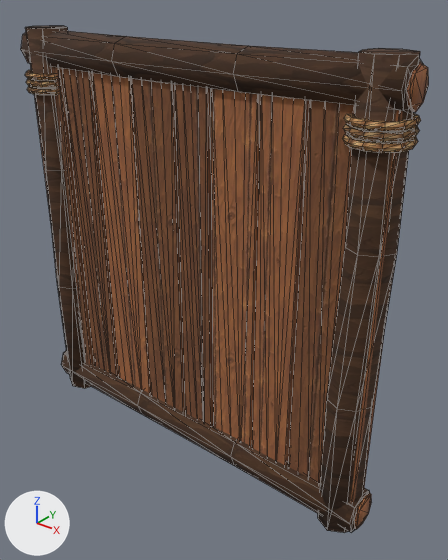
Before and after pictures for a commit that changed the glTF model assets/models/build/wall__plank_root.glb.
One viewpoint serves both versions: a 50 mm camera at (1.76, -1.94, 2.2) aimed at (0.14, 0.08, 0.94). Arrows for +X, +Y and +Z are at lower left; the lights stay in place. The older version comes first. Mesh edges are drawn as thin lines. Vertices at exactly the same position are counted once.

Script lines for the objects in view, before the commit:
```python
me_cube = bpy.data.meshes.new('Cube')
me_cube.from_pydata(...)  # 860 vertices, 1648 faces; spans x -0.99..0.99, y -0.12..0.12, z 0.01..1.99
me_cube.materials.append(mat_wood_dark)  # picture img_wood_dark
me_cube.materials.append(mat_wood_b)  # picture img_wood_b
me_cube.materials.append(mat_wood_c)  # picture img_wood_c
me_cube.materials.append(mat_wood_a)  # picture img_wood_a
me_cube.materials.append(mat_bark_c)  # picture img_bark_c
me_cube.materials.append(mat_rope_b)  # picture img_rope_b
me_cube.materials.append(mat_rope_a)  # picture img_rope_a
me_cube.materials.append(mat_rope_c)  # picture img_rope_c
me_cube.materials.append(mat_bark_a)  # picture img_bark_a
ob_model = bpy.data.objects.new('model', me_cube)
ob_model.location = (0.0, 0.0, 0.0)
```
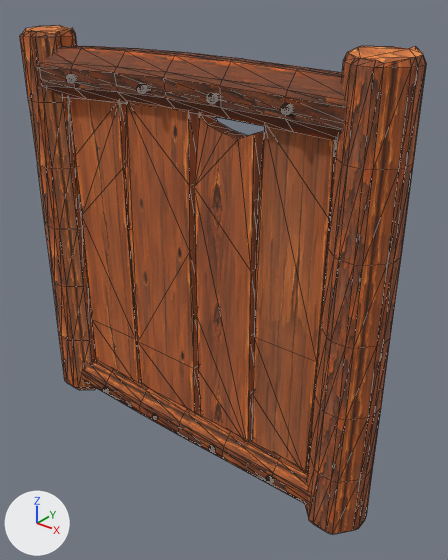
Pixel boxes (x1, y1, x2, y2) of what changed, in the pictures (448 x 560 px; the box of a moved part takes in the faces that stretch with it):
'model', reshaped: before (21, 26, 429, 533); after (20, 26, 427, 534)
part 1 of me_cube, added: after (281, 103, 292, 115)
part 2 of me_cube, added: after (66, 74, 75, 83)
part 3 of me_cube, added: after (137, 84, 146, 94)
part 4 of me_cube, added: after (207, 93, 217, 104)
part 5 of me_cube, added: after (266, 475, 273, 484)
part 6 of me_cube, rebuilt: before (61, 350, 370, 532); after (83, 359, 308, 504)
part 7 of me_cube, rebuilt (15% wider): before (25, 26, 91, 388); after (20, 26, 96, 390)
part 8 of me_cube, rebuilt (19% wider): before (318, 48, 420, 533); after (305, 46, 427, 534)
part 9 of me_cube, rebuilt: before (288, 100, 355, 483); after (252, 126, 336, 471)
part 10 of me_cube, rebuilt: before (92, 73, 151, 393); after (69, 98, 142, 382)
part 11 of me_cube, rebuilt: before (211, 89, 261, 445); after (194, 113, 264, 441)
part 12 of me_cube, rebuilt: before (131, 78, 185, 412); after (125, 102, 201, 413)
part 13 of me_cube, deleted: before (25, 64, 429, 529)
part 14 of me_cube, moved or reshaped: before (21, 30, 424, 503); after (36, 46, 346, 141)

What changed in the scene script:
```text
Change me_cube:
    remove me_cube.from_pydata(...)  # 860 vertices, 1648 faces; spans x -0.99..0.99, y -0.12..0.12, z 0.01..1.99
    add me_cube.from_pydata(...)  # 1078 vertices, 2060 faces; spans x -1.0..0.99, y -0.14..0.15, z 0.0..2.0
    me_cube part 1: a new loose piece, a UV sphere (8 segments, 5 rings, poles along z) spanning x 0.553..0.591, y -0.139..-0.101, z 1.78..1.82, in mat_wood_dark (picture img_wood_dark)
    me_cube part 2: a new loose piece, a UV sphere (8 segments, 5 rings, poles along z) spanning x -0.591..-0.553, y -0.139..-0.101, z 1.78..1.82, in mat_wood_dark (picture img_wood_dark)
    me_cube part 3: a new loose piece, a UV sphere (8 segments, 5 rings, poles along z) spanning x -0.145..-0.107, y -0.139..-0.101, z 1.78..1.82, in mat_wood_dark (picture img_wood_dark)
    me_cube part 4: a new loose piece, a UV sphere (8 segments, 5 rings, poles along z) spanning x 0.224..0.262, y -0.139..-0.101, z 1.78..1.82, in mat_wood_dark (picture img_wood_dark)
    me_cube part 5: a new loose piece, a UV sphere (8 segments, 5 rings, poles along z) spanning x 0.537..0.575, y -0.12..-0.082, z 0.095..0.135, in mat_wood_dark (picture img_wood_dark)
    me_cube part 6: the loose piece of 32 vertices spanning x -0.97..0.97, y -0.1..0.11, z 0.01..0.2 is rebuilt with 144 vertices and now spans x -0.86..0.86, y -0.11..0.1, z 0.01..0.21
    me_cube part 7: the loose piece of 32 vertices spanning x -0.98..-0.76, y -0.11..0.11, z 0.01..1.99 is rebuilt with 144 vertices and now spans x -1.0..-0.71, y -0.14..0.15, z 0.0..2.0
    me_cube part 8: the loose piece of 32 vertices spanning x 0.77..0.98, y -0.11..0.11, z 0.01..1.99 is rebuilt with 144 vertices and now spans x 0.71..0.99, y -0.14..0.14, z 0.0..2.0
    me_cube part 9: the loose piece of 20 vertices spanning x 0.62..0.84, y -0.05..0.05, z 0.08..1.93 is rebuilt with 24 vertices and now spans x 0.4..0.72, y -0.04..0.04, z 0.17..1.72, in mat_shackplank_v7 (picture img_shackplank_v7)
    me_cube part 10: the loose piece of 20 vertices spanning x -0.52..-0.28, y -0.04..0.05, z 0.08..1.92 is rebuilt with 24 vertices and now spans x -0.72..-0.37, y -0.03..0.04, z 0.17..1.72, in mat_shackplank_v5 (picture img_shackplank_v5)
    me_cube part 11: the loose piece of 20 vertices spanning x 0.18..0.4, y -0.04..0.06, z 0.08..1.92 is rebuilt with 30 vertices and now spans x 0.07..0.38, y -0.04..0.03, z 0.17..1.72, in mat_shackplank_v4 (picture img_shackplank_v4)
    me_cube part 12: the loose piece of 20 vertices spanning x -0.26..-0.03, y -0.05..0.05, z 0.08..1.92 is rebuilt with 24 vertices and now spans x -0.36..0.05, y -0.04..0.03, z 0.17..1.72, in mat_shackplank_v6 (picture img_shackplank_v6)
    me_cube part 13: 10 loose pieces with 496 vertices, spanning x -0.99..0.99, y -0.12..0.12, z 0.04..1.97, are deleted
    me_cube part 14: 131 vertices removed from x -0.96..0.96, y -0.09..0.09, z 0.08..1.99; 143 vertices added at x -0.86..0.86, y -0.12..0.14, z 1.68..1.93
    other edits to the shape of me_cube do not show in these pictures
    remove me_cube.materials.append(mat_wood_b)  # picture img_wood_b
    remove me_cube.materials.append(mat_wood_c)  # picture img_wood_c
    remove me_cube.materials.append(mat_wood_a)  # picture img_wood_a
    remove me_cube.materials.append(mat_bark_c)  # picture img_bark_c
    remove me_cube.materials.append(mat_rope_b)  # picture img_rope_b
    remove me_cube.materials.append(mat_rope_a)  # picture img_rope_a
    remove me_cube.materials.append(mat_rope_c)  # picture img_rope_c
    remove me_cube.materials.append(mat_bark_a)  # picture img_bark_a
    add me_cube.materials.append(mat_shackbark_v2)  # picture img_shackbark_v2
    add me_cube.materials.append(mat_shacklogend_v0)  # picture img_shacklogend_v0
    add me_cube.materials.append(mat_shackplank_v3)  # picture img_shackplank_v3
    add me_cube.materials.append(mat_shackbark_v3)  # picture img_shackbark_v3
    add me_cube.materials.append(mat_shacklogend_v1)  # picture img_shacklogend_v1
    add me_cube.materials.append(mat_shackplank_v5)  # picture img_shackplank_v5
    add me_cube.materials.append(mat_shackbark_v2d)  # picture img_shackbark_v2d
    add me_cube.materials.append(mat_shacklogend_v2)  # picture img_shacklogend_v2
    add me_cube.materials.append(mat_shackplank_v7)  # picture img_shackplank_v7
    add me_cube.materials.append(mat_shackbark_v1d)  # picture img_shackbark_v1d
    add me_cube.materials.append(mat_shacklogend_v3)  # picture img_shacklogend_v3
    add me_cube.materials.append(mat_shackplank_v1)  # picture img_shackplank_v1
    add me_cube.materials.append(mat_shackplank_v6)  # picture img_shackplank_v6
    add me_cube.materials.append(mat_shackplank_v4)  # picture img_shackplank_v4
```
